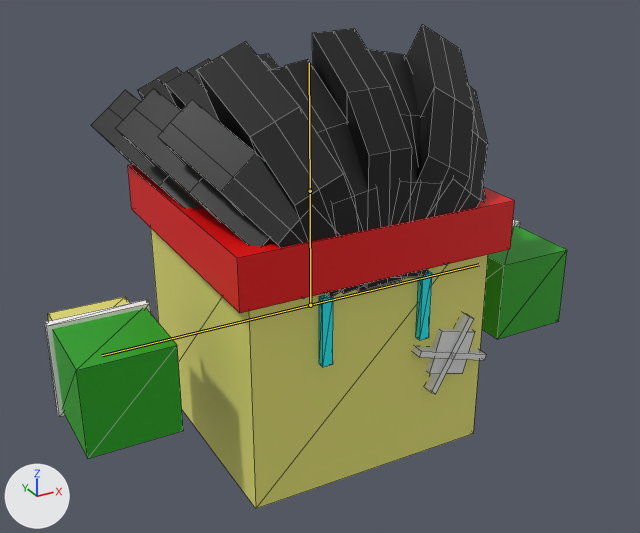
A saved change to the FBX model Assets/Model/LittleMac_walk.fbx.
Camera for both pictures: a 50 mm camera at (-3.13, -5.4, 3.26) aimed at (0.0, 0.29, 0.42). Arrows for +X, +Y and +Z are at lower left; the lights stay in place. The first picture is the older version. The bones that change, and the others that lie on the model, are drawn over the model as lines. Mesh edges are drawn as thin lines.
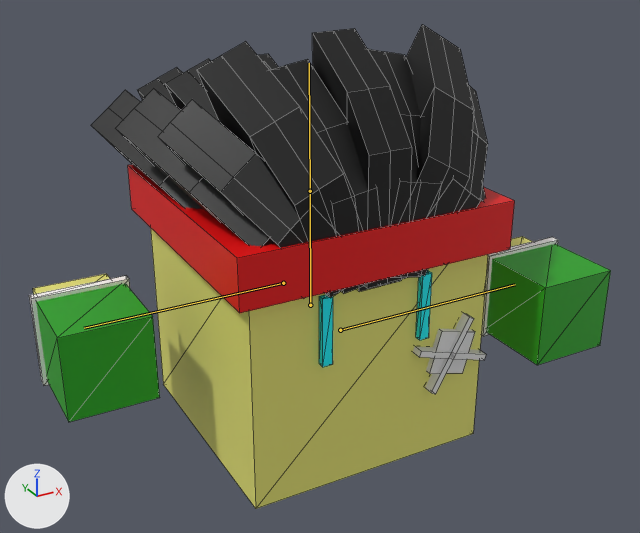
The newer file adds an action. The first version stands in its rest pose; the second is drawn at frame 6 of the action 'Armature|LittleMac_walk.001'.

The edits, one by one:
Bone 'Bone.001' (bone_bone_001) moves from (0.0, 0.0, 0.0) to (0.5, 0.0, 0.0).
Bone 'Bone.002' (bone_bone_002) moves from (0.0, 0.0, 0.0) to (0.5, 0.0, 0.0).

What differs and where, as boxes [x1, y1, x2, y2] in the pictures (640 x 533 px):
'Cube.057', posed (8% shorter): before [52, 308, 183, 459]; after [36, 283, 160, 422]
'Cube.058', posed: before [482, 226, 567, 339]; after [486, 244, 611, 365]
'Cube.056', posed: before [45, 300, 151, 417]; after [29, 276, 130, 386]
'Cube.008', posed: before [48, 297, 130, 321]; after [33, 274, 110, 294]
'Cube.055', posed (mostly hidden before): before [512, 219, 520, 227]; after [481, 237, 558, 336]
bone 'Bone.001', root to tip: before (310, 305) to (479, 264); after (340, 330) to (515, 284)
bone 'Bone.002', root to tip: before (310, 305) to (102, 355); after (283, 283) to (84, 328)
